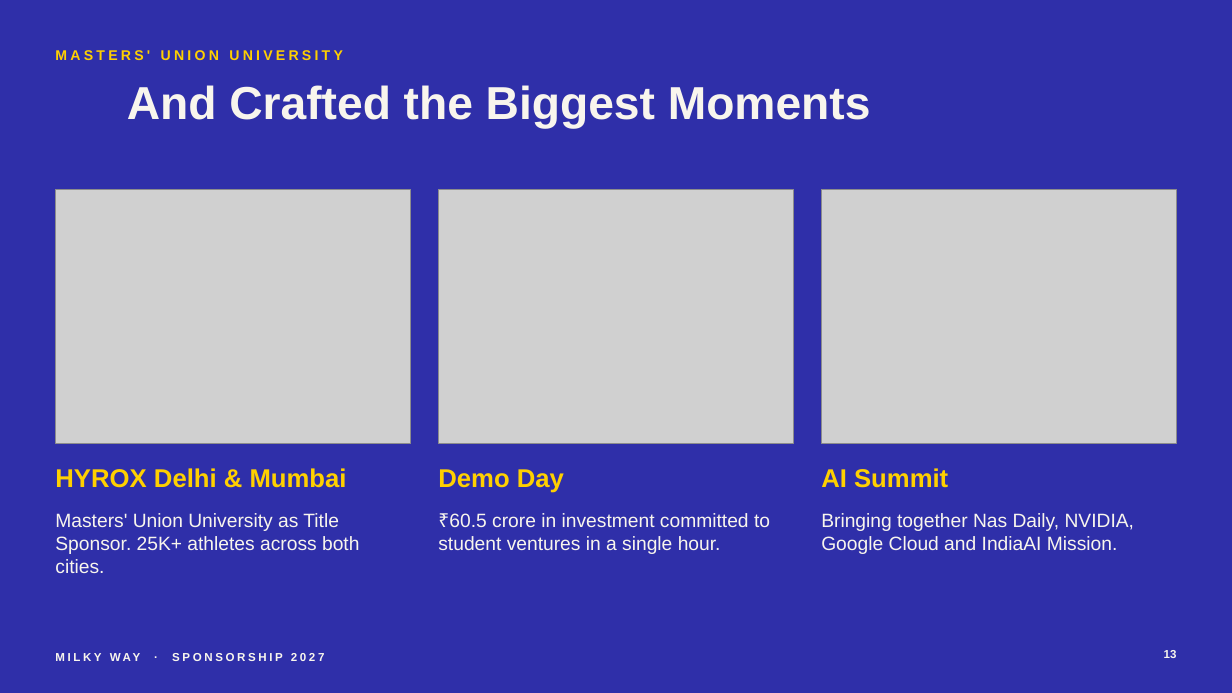
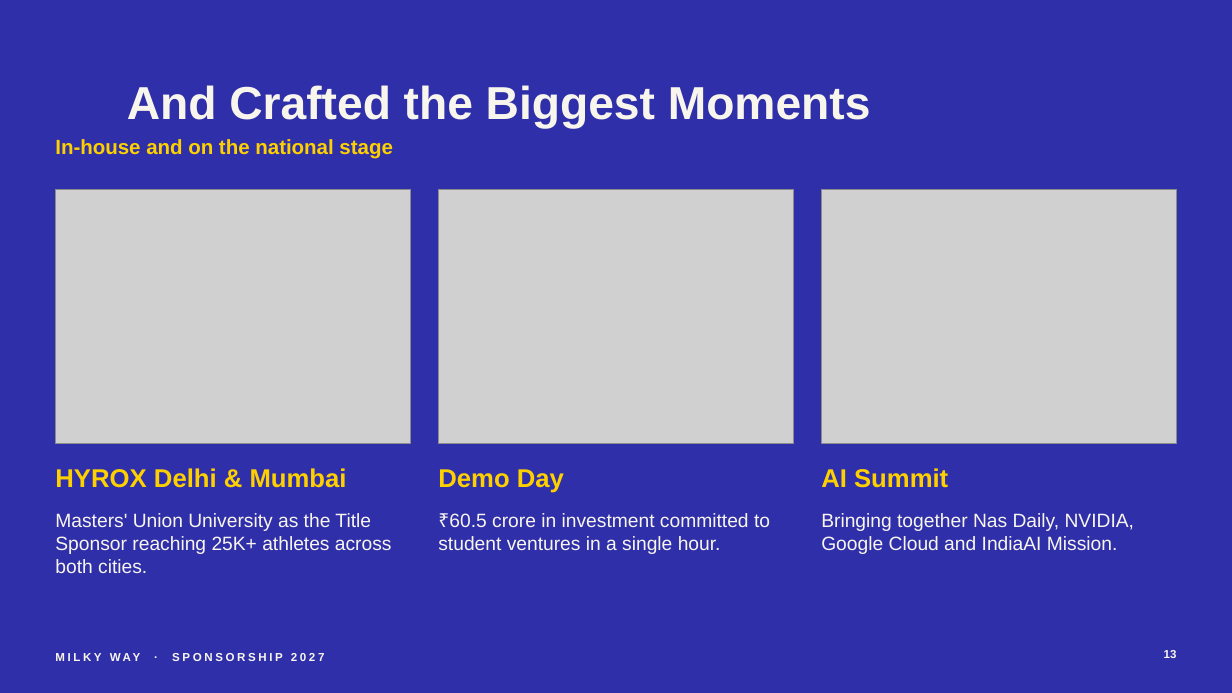
Before and after one commit to adityamittal2103/milkywayspons, a slide deck: slide 13 of deck/Milky-Way-Sponsorship-2027.pptx. Drawn at 1232x693 pixels with LibreOffice and Linux fonts; fonts in the diff are those of the drawing; grey boxes stand for pictures. Boxes give left, top, right and bottom in pixels: in the first picture for what was removed or moved away, otherwise in the second. Text is boxed around its words. In the diff, an @@ line names an element or a change of style, - is before the commit and + after.

```diff
--- a/deck/Milky-Way-Sponsorship-2027.pptx
+++ b/deck/Milky-Way-Sponsorship-2027.pptx
@@ text at bbox=[55, 139, 393, 159]: text changed; size 11 to 16 pt @@
-MASTERS' UNION UNIVERSITY
+In-house and on the national stage
@@ text at bbox=[55, 513, 392, 573]: text changed @@
-Masters' Union University as Title Sponsor. 25K+ athletes across both cities.
+Masters' Union University as the Title Sponsor reaching 25K+ athletes across both cities.
```
Also in this commit, not shown: 14 other slides changed, 16 other files.
